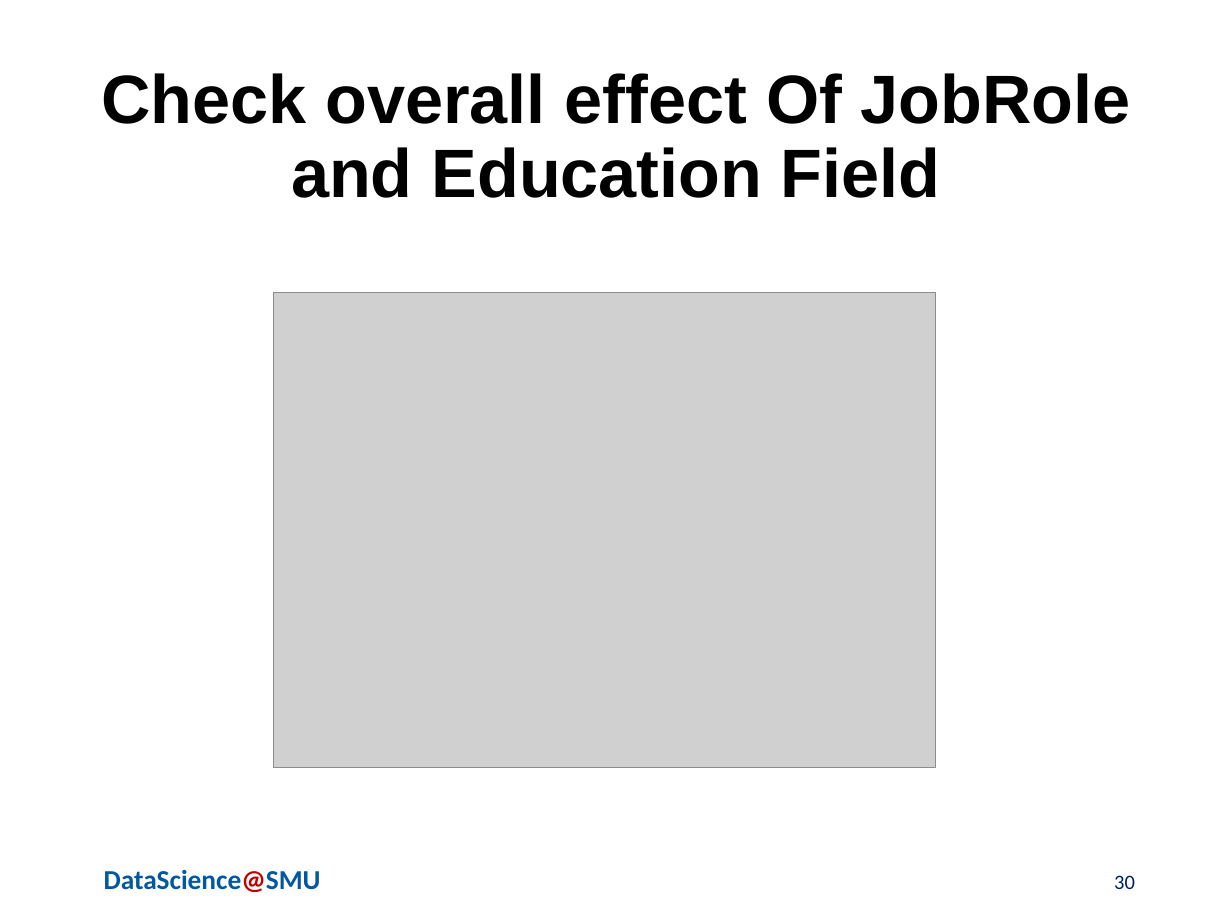
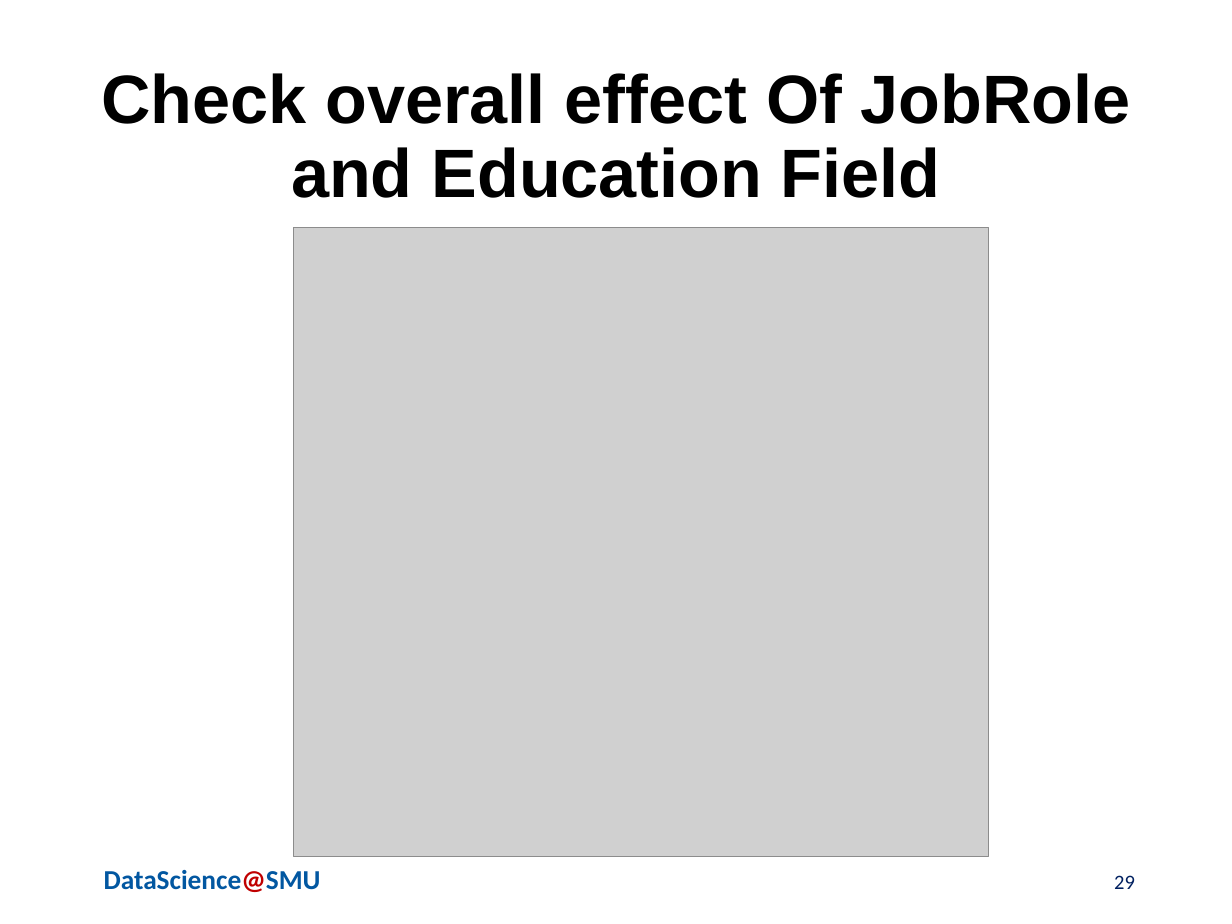
Before and after one commit to chaoshunh/SMU_MSDS, a slide deck: slide 29 of Doing_Data_Science/CaseStudy2/Reports/MSDSPresentation.pptx (slide 30 before the commit). Drawn at 1232x924 pixels with LibreOffice and Linux fonts; fonts in the diff are those of the drawing; grey boxes stand for pictures; background and template pictures are left out. Boxes give left, top, right and bottom in pixels: in the first picture for what was removed or moved away, otherwise in the second. Text is boxed around its words. In the diff, an @@ line names an element or a change of style, - is before the commit and + after.

Commit message:
Check In
Checking in

```diff
--- a/Doing_Data_Science/CaseStudy2/Reports/MSDSPresentation.pptx
+++ b/Doing_Data_Science/CaseStudy2/Reports/MSDSPresentation.pptx
@@ picture: place and size @@
-picture at (274, 292, 936, 766)
+picture at (293, 228, 989, 856)
@@ page number at (1114, 875, 1135, 889): text changed @@
-30
+29
```
Also in this commit, not shown: 2 other slides changed, 1 other file.
